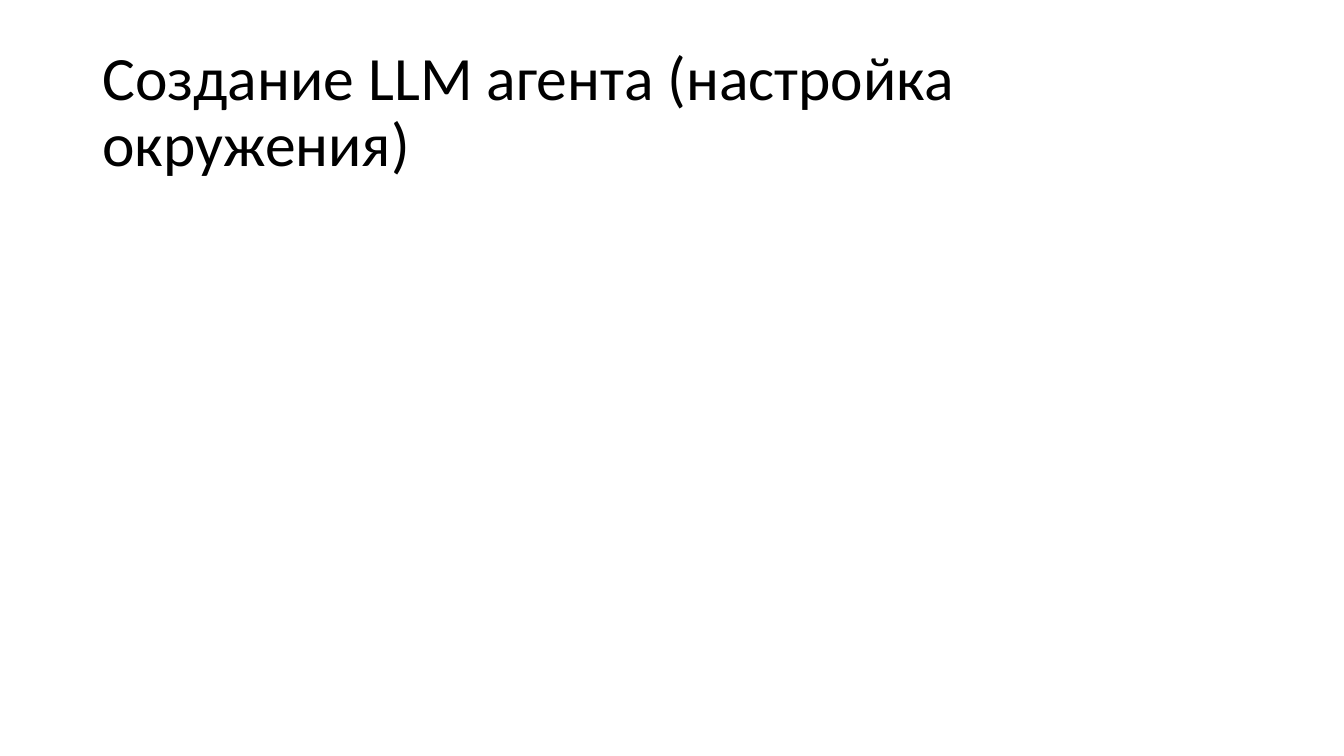
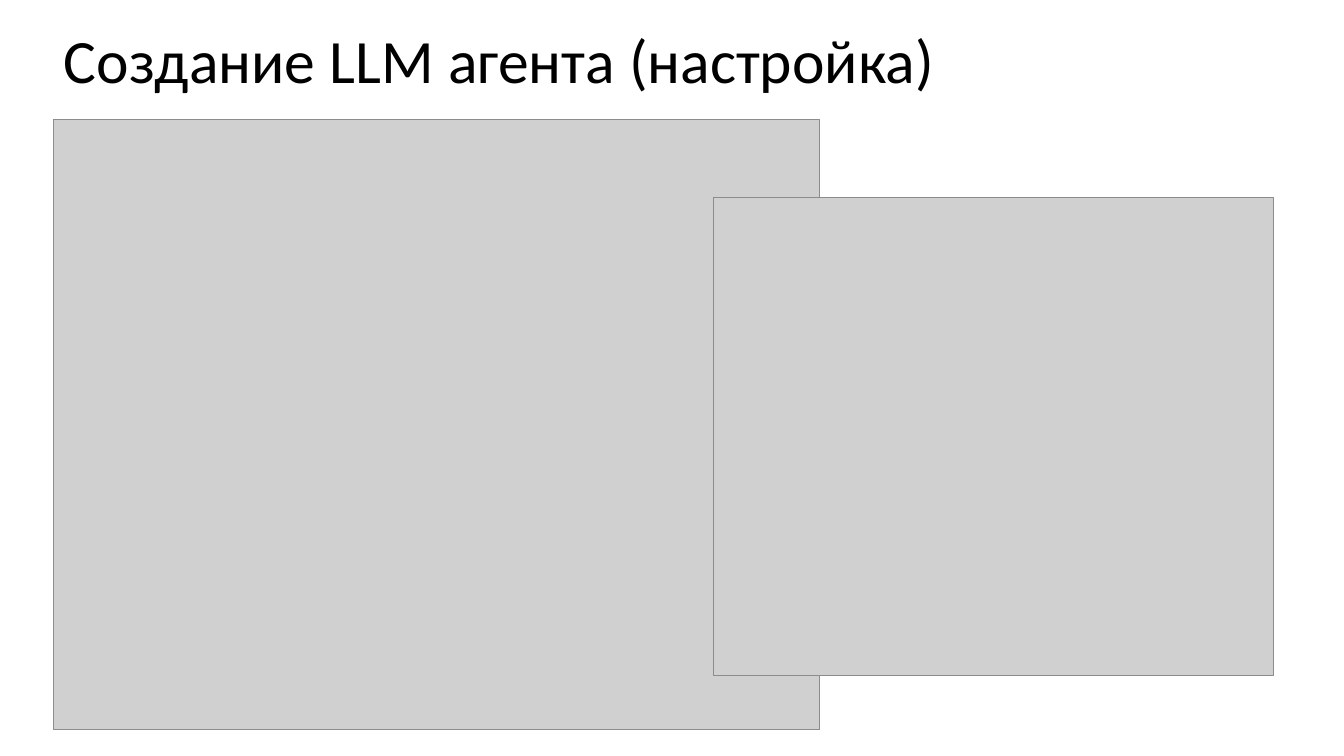
Before and after one commit to yurichernyshov/Safety-GenAI-course, a slide deck: slide 25 of Labs/1/Настройка инфраструктуры.pptx. Drawn at 1344x756 pixels with LibreOffice and Linux fonts; fonts in the diff are those of the drawing; grey boxes stand for pictures; background and template pictures are left out. Boxes give left, top, right and bottom in pixels: in the first picture for what was removed or moved away, otherwise in the second. Text is boxed around its words. In the diff, an @@ line names an element or a change of style, - is before the commit and + after.

Commit message:
Добавлено описание агента

```diff
--- a/Labs/1/Настройка инфраструктуры.pptx
+++ b/Labs/1/Настройка инфраструктуры.pptx
@@ title at (x1=64, y1=38, x2=934, y2=93): text changed @@
-Создание LLM агента (настройка окружения)
+Создание LLM агента (настройка)
@@ picture added at (x1=53, y1=119, x2=819, y2=729) @@
@@ picture added at (x1=713, y1=198, x2=1273, y2=676) @@
```
Also in this commit, not shown: 7 other slides changed, 1 slide removed.
